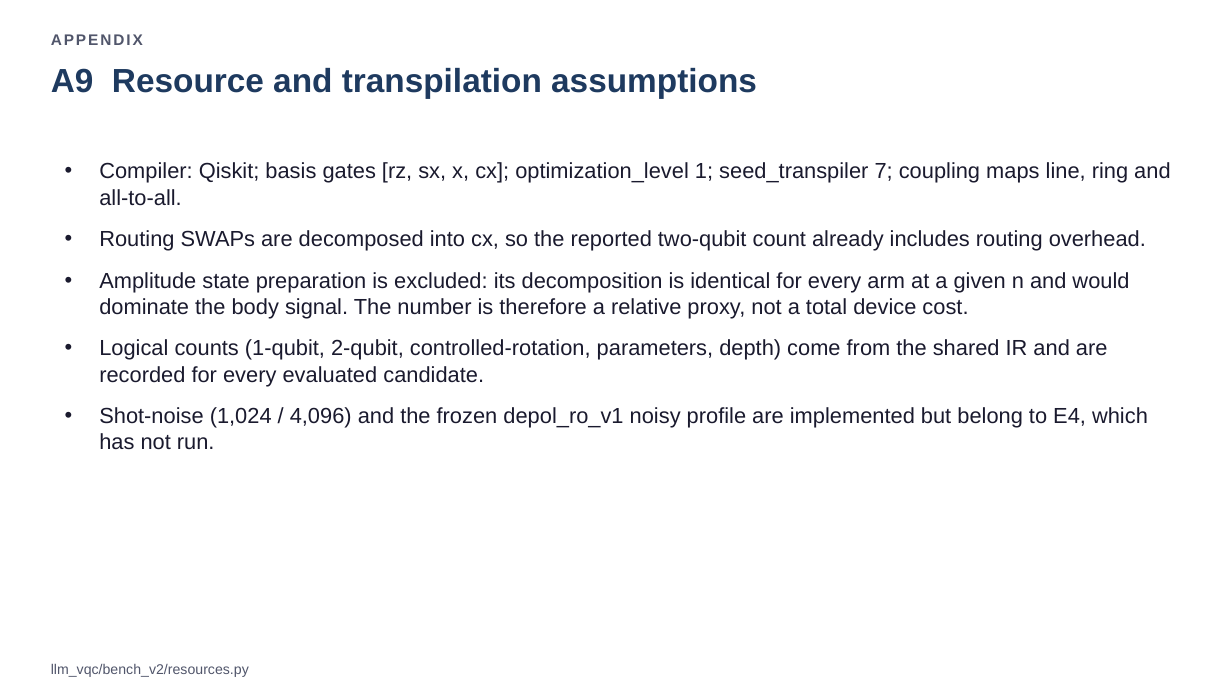
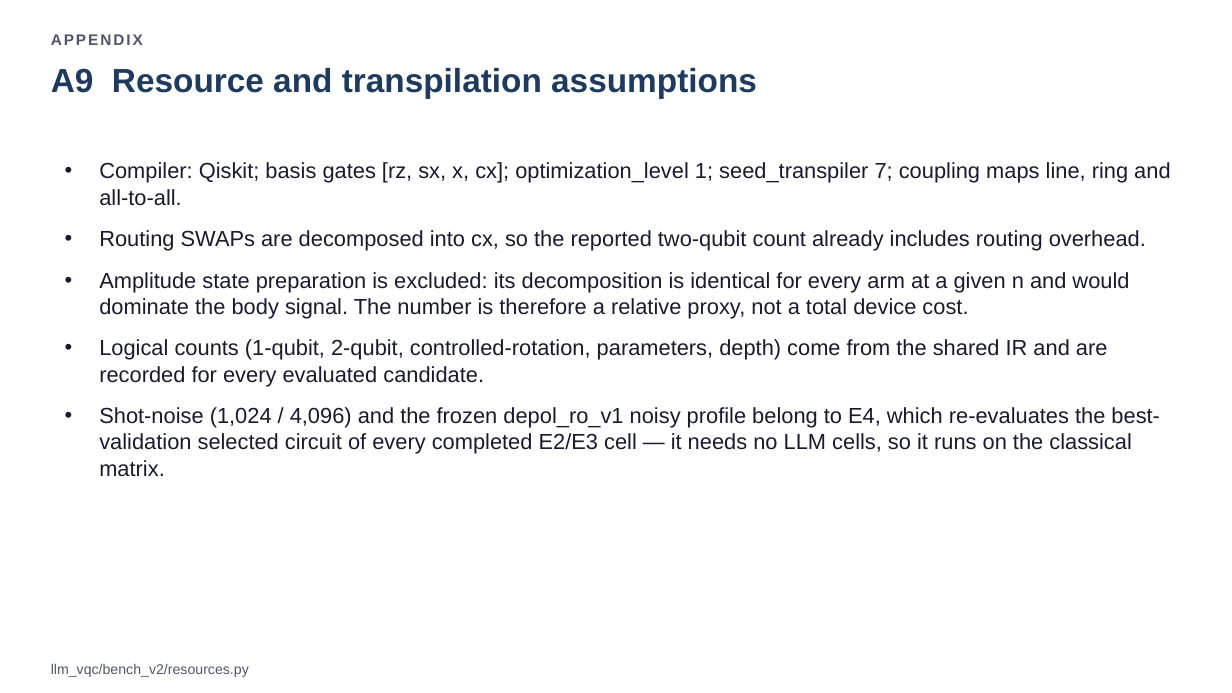
Before and after one commit to dorakingx/llm-vqc, a slide deck: slide 16 of docs/presentation/bench_v2_weekly_revised/20260731_GSoC_revised.pptx. Drawn at 1232x693 pixels with LibreOffice and Linux fonts; fonts in the diff are those of the drawing. Boxes give left, top, right and bottom in pixels: in the first picture for what was removed or moved away, otherwise in the second. Text is boxed around its words. In the diff, an @@ line names an element or a change of style, - is before the commit and + after.

```diff
--- a/docs/presentation/bench_v2_weekly_revised/20260731_GSoC_revised.pptx
+++ b/docs/presentation/bench_v2_weekly_revised/20260731_GSoC_revised.pptx
@@ text at <box>99,407,1160,477</box>: text changed @@
-• Shot-noise (1,024 / 4,096) and the frozen depol_ro_v1 noisy profile are implemented but belong to E4, which has not run.
+• Shot-noise (1,024 / 4,096) and the frozen depol_ro_v1 noisy profile belong to E4, which re-evaluates the best-validation selected circuit of every completed E2/E3 cell — it needs no LLM cells, so it runs on the classical matrix.
```
Also in this commit, not shown: 12 other slides changed, 46 other files.
